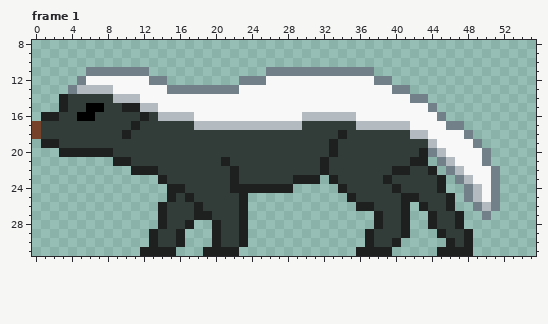
Pixel-art file -- Aseprite/Ratel.aseprite. The first picture shows the starting point.
64x32 pixels, 2 frames. Shown: frame 1: x 0..55, y 8..31. The commit also changed other frames, which this record leaves out.
After the commit:
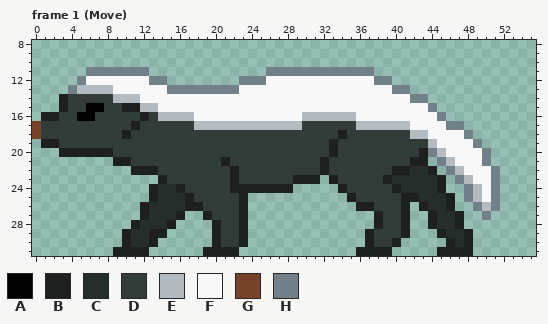
Palette (. is transparent): A #000000  B #1d201f  C #262e2c  D #323c39  E #b3bbc0  F #f8f8f8  G #764229  H #718089
Difference:
Frame 1 (Move):
y 22: x 42..43 DD -> CC
y 23: x 40..44 DDDDD -> CCCCC
y 24: x 13..15 ..B -> BCC; x 41..44 DDDD -> CCCC
y 25: x 13..16 ..BD -> BCCC; x 43..45 DDD -> CCC
y 26: x 12..17 ..BDDD -> BCCCCB; x 44..45 DD -> CC
y 27: x 12..18 ..BDDDB -> BCCCB..; x 45..46 DD -> CC
y 28: x 11..17 ...BDDB -> BCCCB..; x 45..46 DD -> CC
y 29: x 10..12 ... -> BCC; x 14..16 DDB -> B..; x 46..47 DD -> CC
y 30: x 10..12 ... -> BCC; x 14..16 DDB -> ...; x 47 D -> C
y 31: x 9..11 ... -> BBB; x 13..15 BBB -> ...
